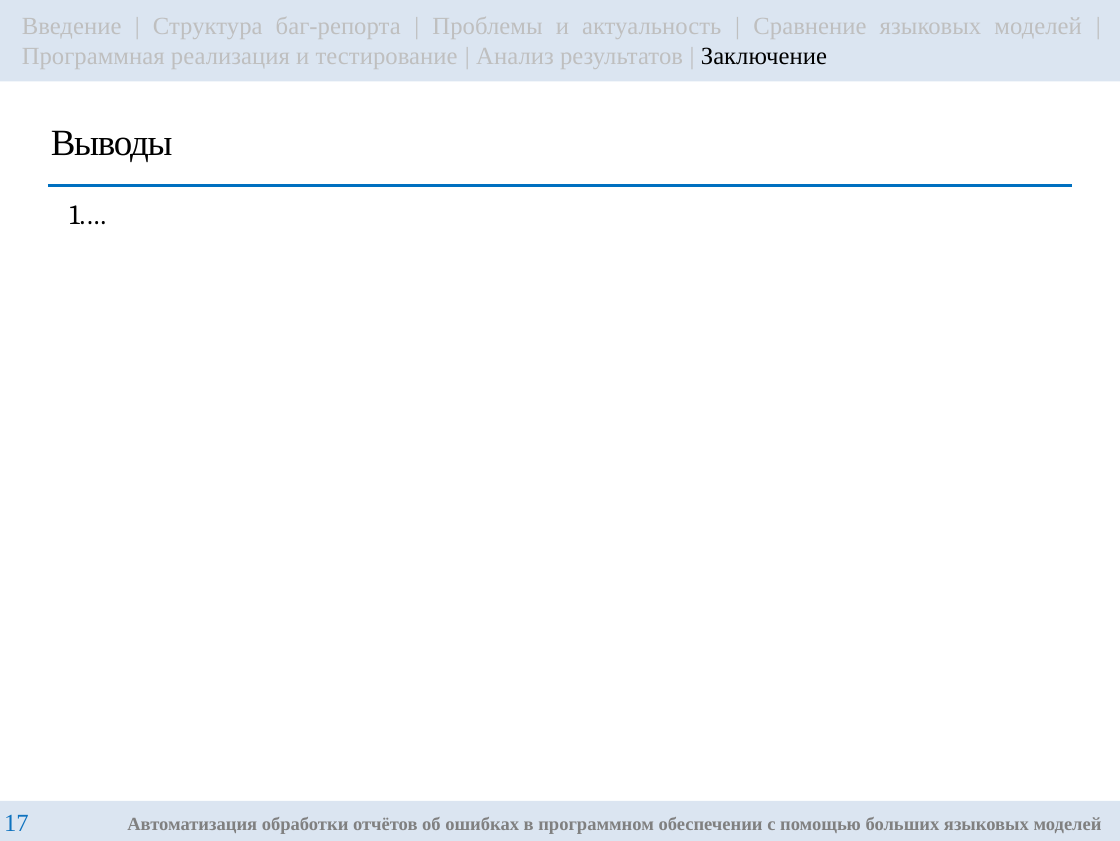
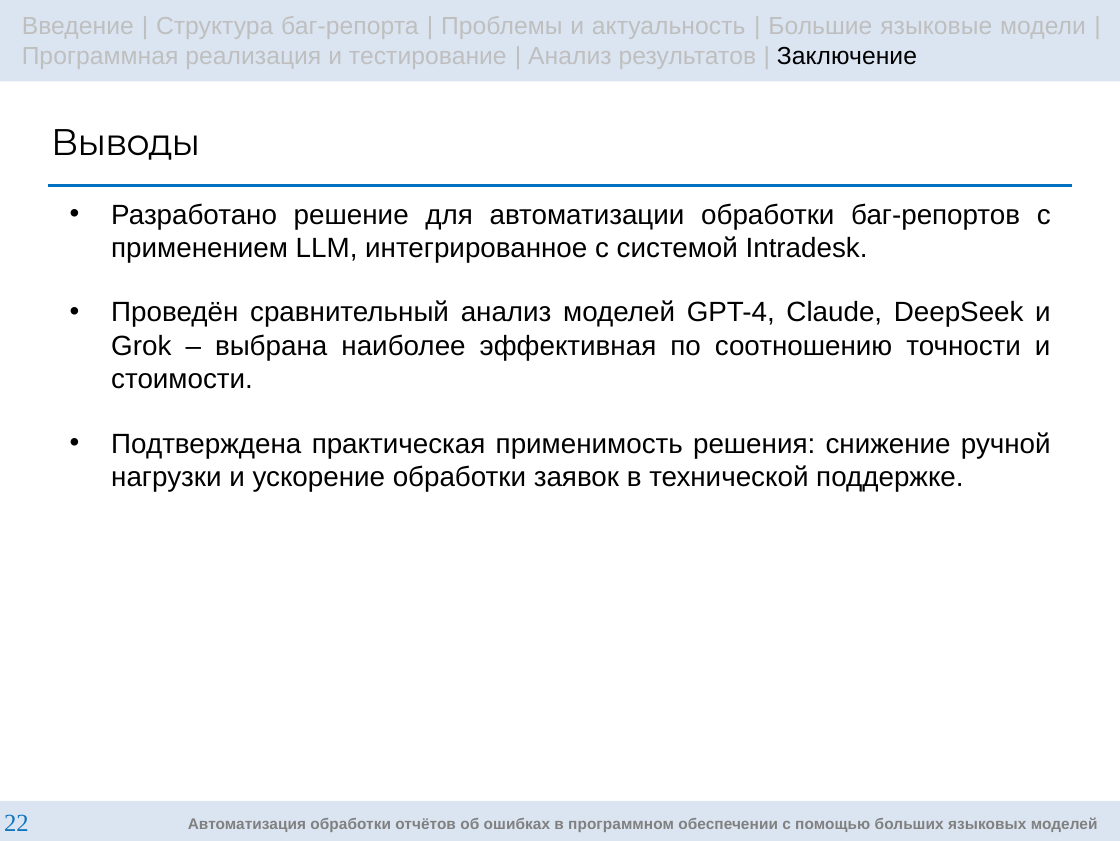
Before and after one commit to g3ntIeman/VKR_Gunko_Nikita, a slide deck: slide 22 of masters/ВКР/Презентация/GunkoNM_RK6-42M_Presentation.pptx (slide 17 before the commit). Drawn at 1120x841 pixels with LibreOffice and Linux fonts; fonts in the diff are those of the drawing. Boxes give left, top, right and bottom in pixels: in the first picture for what was removed or moved away, otherwise in the second. Text is boxed around its words. In the diff, an @@ line names an element or a change of style, - is before the commit and + after.

```diff
--- a/masters/ВКР/Презентация/GunkoNM_RK6-42M_Presentation.pptx
+++ b/masters/ВКР/Презентация/GunkoNM_RK6-42M_Presentation.pptx
@@ text in rectangle at (x1=22, y1=16, x2=1086, y2=69): text changed; font Times New Roman to Arial @@
-Введение | Структура баг-репорта | Проблемы и актуальность | Сравнение языковых моделей | Программная реализация и тестирование | Анализ результатов | Заключение
+Введение | Структура баг-репорта | Проблемы и актуальность | Большие языковые модели | Программная реализация и тестирование | Анализ результатов | Заключение
@@ text "Выводы" at (x1=51, y1=129, x2=201, y2=160): font Times New Roman to Montserrat @@
@@ text at (x1=111, y1=203, x2=1051, y2=491): text changed; font Cambria to Arial @@
-1. …
+• Разработано решение для автоматизации обработки баг-репортов с применением LLM, интегрированное с системой Intradesk.
+• Проведён сравнительный анализ моделей GPT-4, Claude, DeepSeek и Grok – выбрана наиболее эффективная по соотношению точности и стоимости.
+• Подтверждена практическая применимость решения: снижение ручной нагрузки и ускорение обработки заявок в технической поддержке.
@@ rectangle "Автоматизация обработки отчётов об ошибках ..." at (x1=0, y1=800, x2=1120, y2=841): size 6 to 5 pt, font Times New Roman to Arial @@
@@ page number at (x1=4, y1=814, x2=28, y2=831): text changed @@
-17
+22
```
Also in this commit, not shown: 16 other slides changed, 5 slides added, 1 other file.
